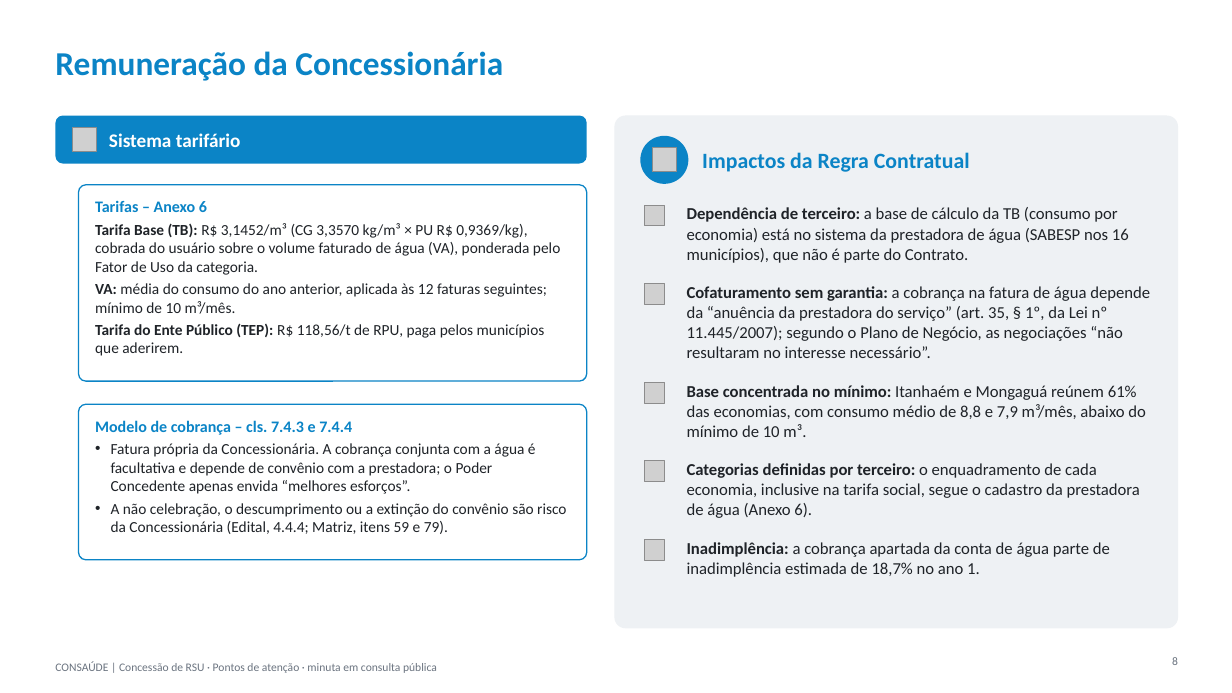
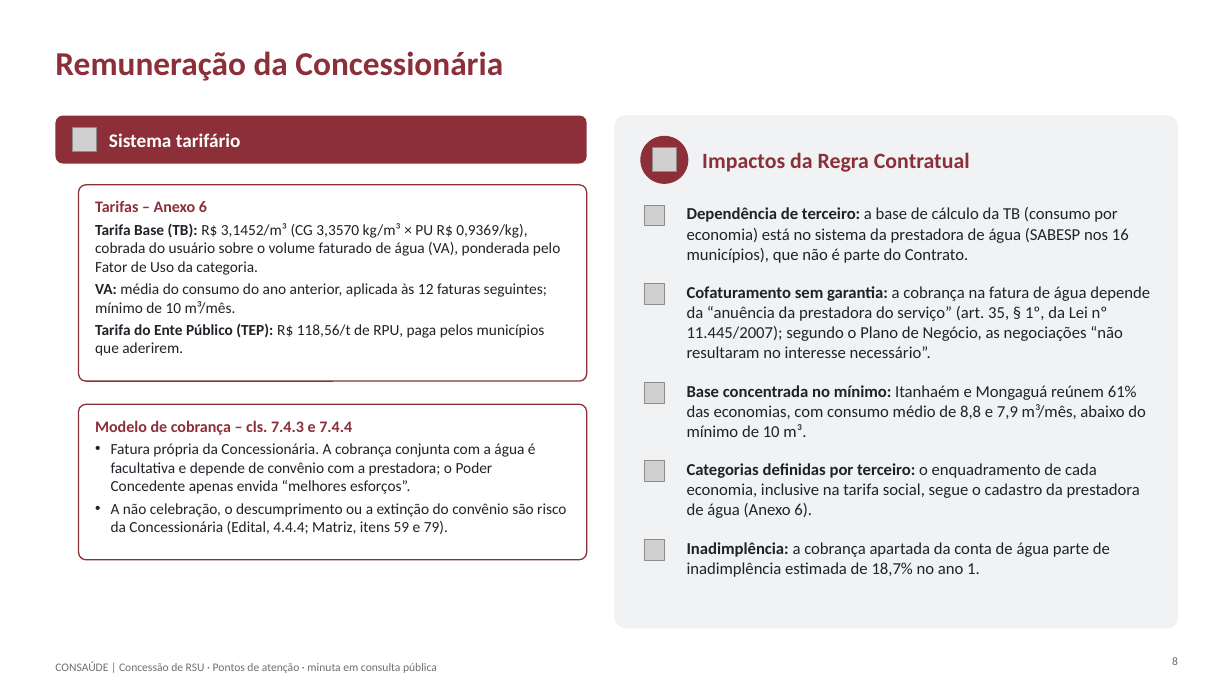
Before and after one commit to matheusdagostino-cyber/Solvi, a slide deck: slide 8 of concessoes/consaude-conc-2026/output/pontos-de-atencao-2026-10-08.pptx. Drawn at 1232x693 pixels with LibreOffice and Linux fonts; fonts in the diff are those of the drawing; grey boxes stand for pictures. Boxes give left, top, right and bottom in pixels: in the first picture for what was removed or moved away, otherwise in the second. Text is boxed around its words. In the diff, an @@ line names an element or a change of style, - is before the commit and + after.

```diff
--- a/concessoes/consaude-conc-2026/output/pontos-de-atencao-2026-10-08.pptx
+++ b/concessoes/consaude-conc-2026/output/pontos-de-atencao-2026-10-08.pptx
@@ title "Remuneração da Concessionária" at (55,51,503,81): text colour #0B84C6 to #8C2F39 @@
@@ rounded rectangle at (55,116,587,164): fill #0B84C6 to #8C2F39 @@
@@ rounded rectangle at (615,116,1178,628): fill #EEF1F4 to #F1F2F3 @@
@@ ellipse at (640,136,689,184): fill #0B84C6 to #8C2F39 @@
@@ text "Impactos da Regra Contratual" at (702,152,970,172): text colour #0B84C6 to #8C2F39 @@
@@ rounded rectangle at (79,185,587,381): outline #0B84C6 1 pt to #8C2F39 1 pt @@
@@ text at (95,201,207,212): text colour #0B84C6 to #8C2F39 in "Tarifas – Anexo 6" @@
@@ rounded rectangle at (79,405,587,560): outline #0B84C6 1 pt to #8C2F39 1 pt @@
@@ text at (95,420,352,435): text colour #0B84C6 to #8C2F39 in "Modelo de cobrança – cls. 7.4.3 e ..." @@
```
Also in this commit, not shown: 20 other slides changed, 1 other file.
